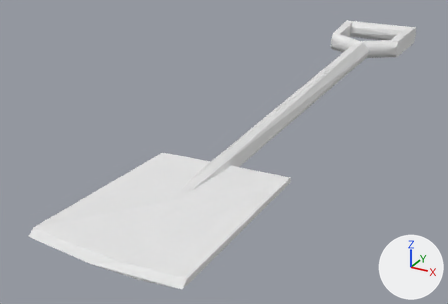
One commit to the Blender file Assets/Models/Props/SPADElowpoly.blend: the scene before it, then after it.
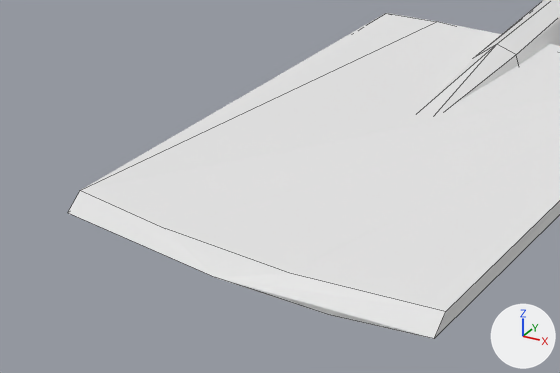
Each version appears first whole from a 50 mm camera at (14.5, -21.4, 13.9) aimed at (-3.5, 11.4, -2.5), and next in a close-up on the part from 0% to 53% of the width and 48% to 100% of the height. Every picture has the same lights, and +X, +Y and +Z are marked at lower right. The close-ups show mesh edges as thin lines.
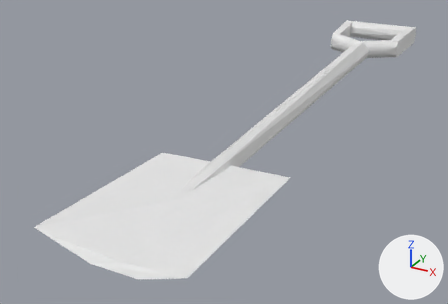
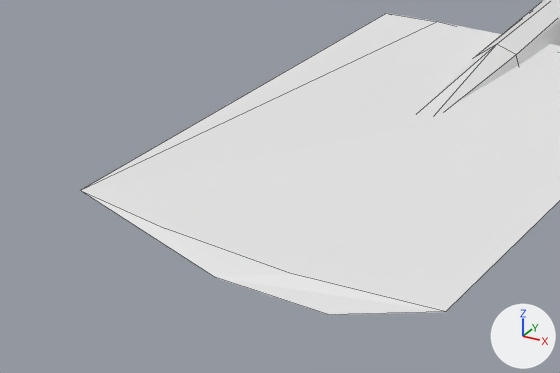
What changed in the scene script:
```text
Change me_cube:
    where me_cube.from_pydata(...)  # 15 vertices, 6 faces; spans x -1.0..1.0, y -1.08..1.0, z -3.04..1.0
    used by ob_cube; location = (0.0, 0.0, 0.0); scale = (3.9, 4.93, 0.141)
    verts and faces of me_cube; kept vertices keep their numbers, new ones are numbered from 15
    before: 0 (1.0, 1.0, -1.03), 1 (1.0, -1.07, -1.0) at pixel (434, 338), 2 (-1.0, -1.07, -1.0) at pixel (67, 212), 3 (-1.0, 1.0, -1.0) at pixel (386, 13), 4 (1.0, 1.0, 0.96)
    before: 5 (1.0, -1.0, 1.0) at pixel (445, 311), 6 (-1.0, -1.0, 1.0) at pixel (80, 190), 7 (0.33, 1.0, -2.82), 8 (-0.21, 1.0, -2.97), 9 (0.48, -1.08, -2.57) at pixel (328, 314)
    before: 10 (-0.13, -1.07, -3.04) at pixel (215, 277), 11 (0.12, 1.0, -1.04), 12 (-0.64, 1.0, -0.42) at pixel (436, 21), 13 (0.2, -1.0, -1.0) at pixel (289, 273), 14 (-0.49, -1.0, -0.51) at pixel (165, 228)
    me_cube part 1
    add delete_vertices([0, 1, 2])  # with the faces that use them
    add faces += [(3, 6, 10, 9, 5, 4, 7, 8), (3, 12, 6), (3, 8, 7, 4, 11, 12), (5, 9, 10, 6, 14, 13)]
```

Location of each change, (x1, y1, x2, y2) in pixels of the close-ups (560 x 373 px; the box of a moved part takes in the faces that stretch with it):
'Cube', reshaped
    before: (68, 13, 560, 339)
    after: (80, 13, 560, 315)
part 1 of me_cube, moved or reshaped
    before: (68, 13, 560, 339)
    after: (81, 13, 443, 315)
